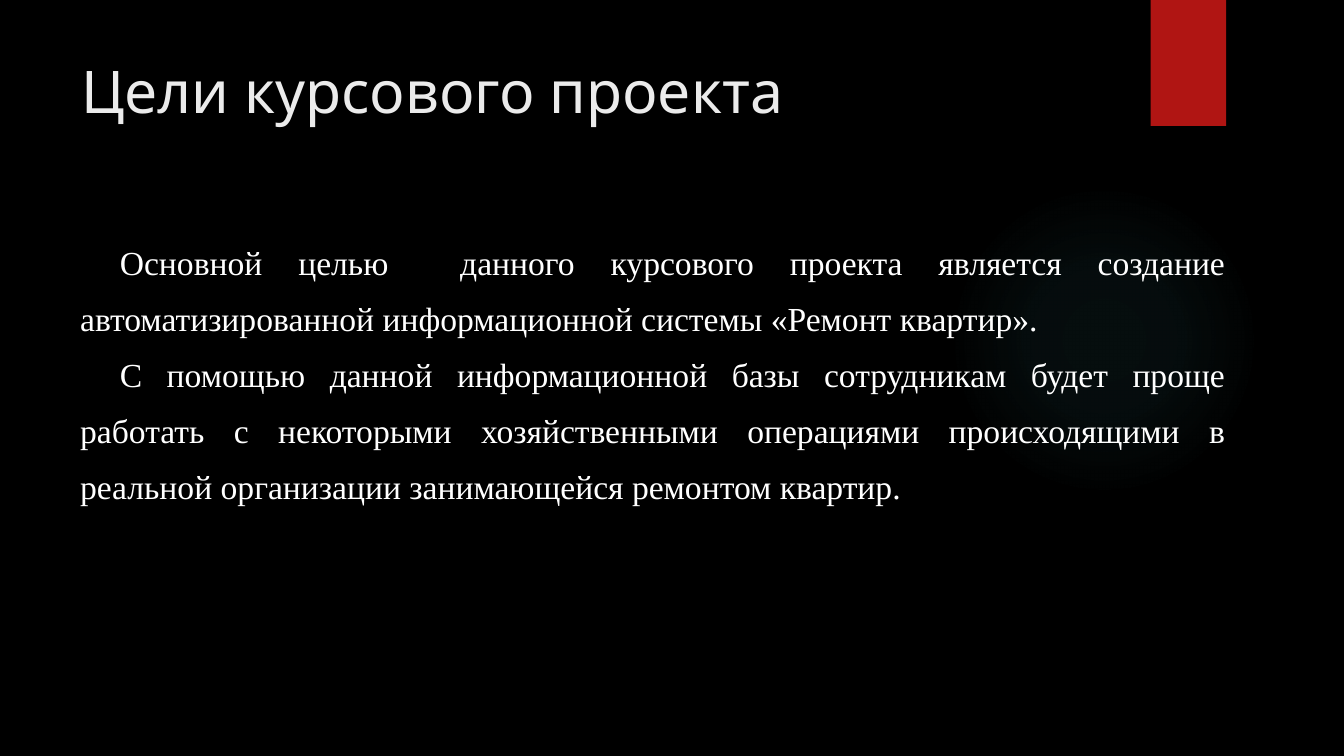
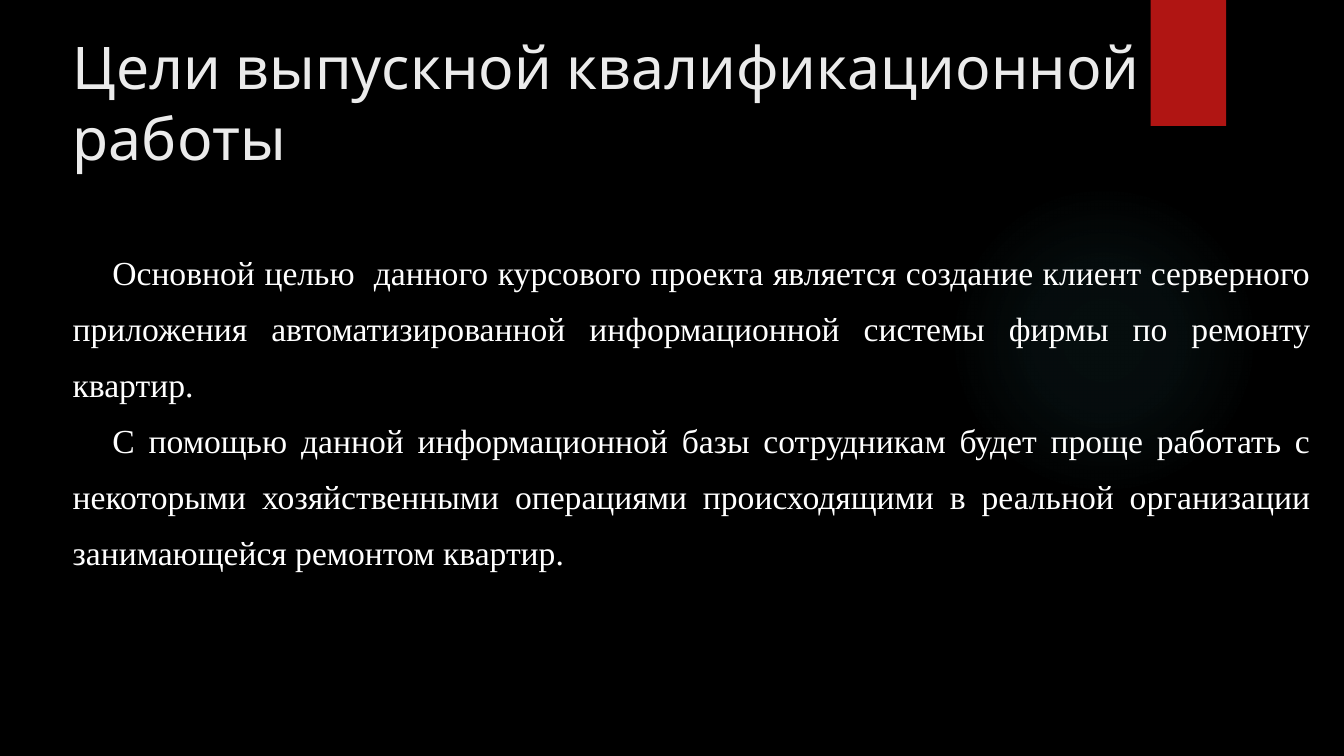
Before and after one commit to GENDOSMAL/Diplom, a slide deck: slide 2 of Documentation/Презентация к защите.pptx (slide 3 before the commit). Drawn at 1344x756 pixels with LibreOffice and Linux fonts; fonts in the diff are those of the drawing; background and template pictures are left out. Boxes give left, top, right and bottom in pixels: in the first picture for what was removed or moved away, otherwise in the second. Text is boxed around its words. In the diff, an @@ line names an element or a change of style, - is before the commit and + after.

```diff
--- a/Documentation/Презентация к защите.pptx
+++ b/Documentation/Презентация к защите.pptx
@@ title at <box>73,44,1140,174</box>: text changed @@
-Цели курсового проекта
+Цели выпускной квалификационной работы
@@ text "Основной целью данного курсового проекта ...": place and size @@
-text "Основной целью данного курсового проекта ..." at <box>80,252,1225,506</box>
+text "Основной целью данного курсового проекта ..." at <box>73,262,1310,572</box>
@@ text at <box>73,262,1310,404</box>: text changed @@
-Основной целью данного курсового проекта является создание автоматизированной информационной системы «Ремонт квартир».
+Основной целью данного курсового проекта является создание клиент серверного приложения автоматизированной информационной системы фирмы по ремонту квартир.
```
Also in this commit, not shown: 8 other slides changed, 2 slides added, 4 slides removed, 7 other files.
